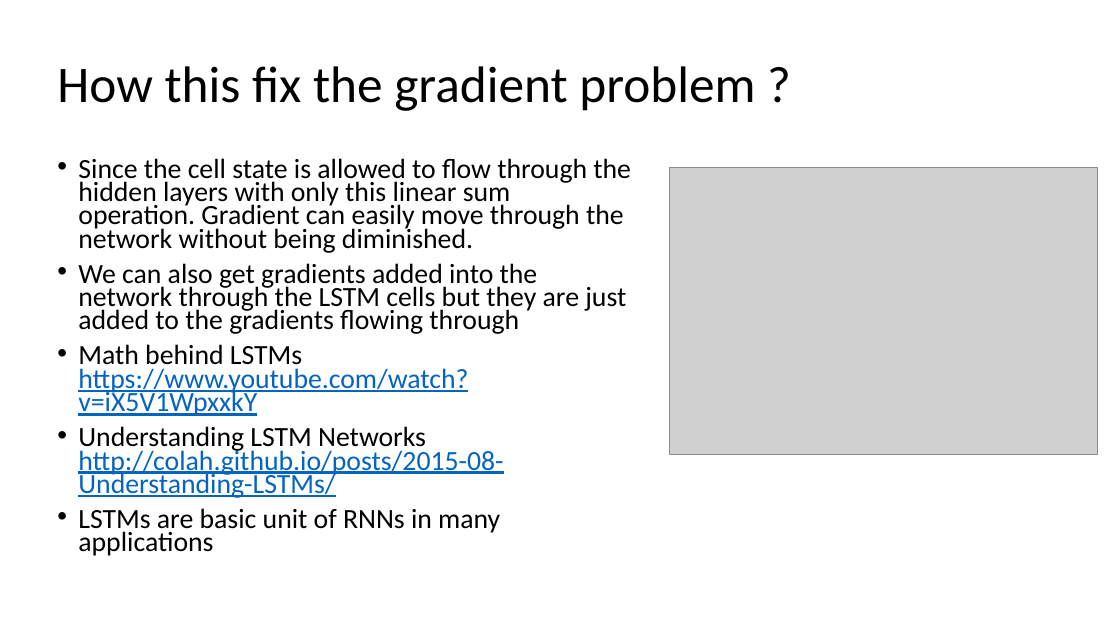
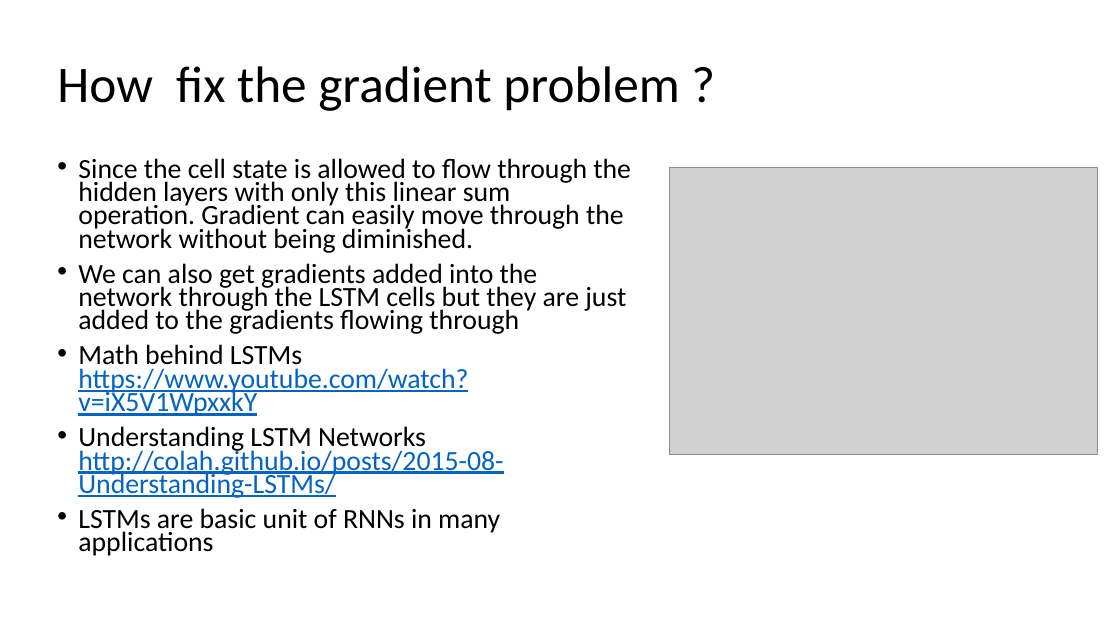
Before and after one commit to binit92/INSE-6421, a slide deck: slide 18 of Presentation.pptx. Drawn at 1120x630 pixels with LibreOffice and Linux fonts; fonts in the diff are those of the drawing; grey boxes stand for pictures. Boxes give left, top, right and bottom in pixels: in the first picture for what was removed or moved away, otherwise in the second. Text is boxed around its words. In the diff, an @@ line names an element or a change of style, - is before the commit and + after.

```diff
--- a/Presentation.pptx
+++ b/Presentation.pptx
@@ title at [57, 66, 679, 111]: text changed @@
-How this fix the gradient problem ?
+How fix the gradient problem ?
```
Also in this commit, not shown: 7 other slides changed, 9 slides added, 1 slide removed.
